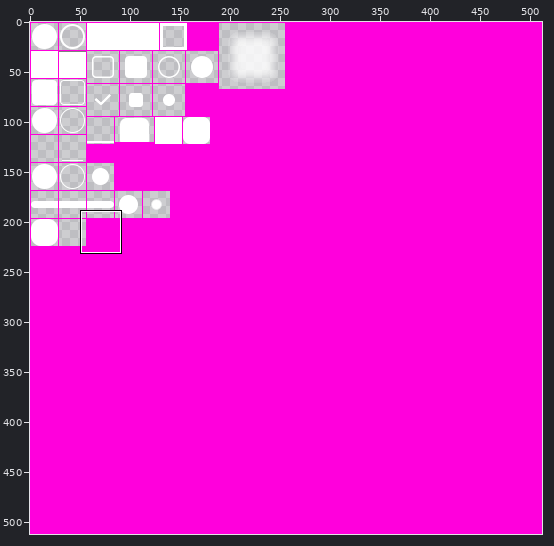
Sprite sheet -- bin/std/modules/gui/src/paint/theme/widgets.png. Above, an overview of the earlier version with the close-up marked.
Close-up. Before:
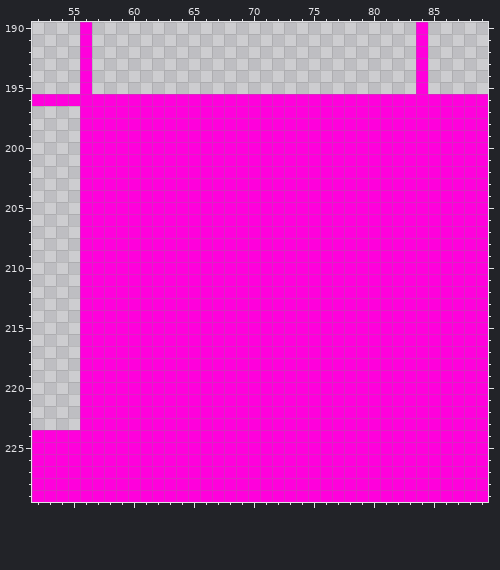
The file is 512x512 pixels. Pixels under 10% opacity are left out. Colours within 5 levels of each other are drawn and written as one. Shown: x 52..89, y 190..229.
After the commit:
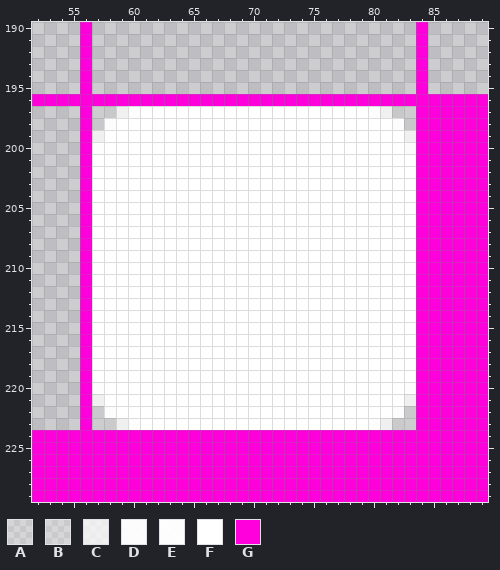
Palette (. is transparent): A #ffffff27  B #ffffff30  C #ffffffb3  D #fffffff0  E #fffffff9  F #ffffff  G #ff00dc
What changed:
@@ x 52..89 @@
 196 GGGGGGGGGGGGGGGGGGGGGGGGGGGGGGGGGGGGGG
-197 ....GGGGGGGGGGGGGGGGGGGGGGGGGGGGGGGGGG
-198 ....GGGGGGGGGGGGGGGGGGGGGGGGGGGGGGGGGG
-199 ....GGGGGGGGGGGGGGGGGGGGGGGGGGGGGGGGGG
-200 ....GGGGGGGGGGGGGGGGGGGGGGGGGGGGGGGGGG
-201 ....GGGGGGGGGGGGGGGGGGGGGGGGGGGGGGGGGG
-202 ....GGGGGGGGGGGGGGGGGGGGGGGGGGGGGGGGGG
-203 ....GGGGGGGGGGGGGGGGGGGGGGGGGGGGGGGGGG
-204 ....GGGGGGGGGGGGGGGGGGGGGGGGGGGGGGGGGG
-205 ....GGGGGGGGGGGGGGGGGGGGGGGGGGGGGGGGGG
-206 ....GGGGGGGGGGGGGGGGGGGGGGGGGGGGGGGGGG
-207 ....GGGGGGGGGGGGGGGGGGGGGGGGGGGGGGGGGG
-208 ....GGGGGGGGGGGGGGGGGGGGGGGGGGGGGGGGGG
-209 ....GGGGGGGGGGGGGGGGGGGGGGGGGGGGGGGGGG
-210 ....GGGGGGGGGGGGGGGGGGGGGGGGGGGGGGGGGG
-211 ....GGGGGGGGGGGGGGGGGGGGGGGGGGGGGGGGGG
-212 ....GGGGGGGGGGGGGGGGGGGGGGGGGGGGGGGGGG
-213 ....GGGGGGGGGGGGGGGGGGGGGGGGGGGGGGGGGG
-214 ....GGGGGGGGGGGGGGGGGGGGGGGGGGGGGGGGGG
-215 ....GGGGGGGGGGGGGGGGGGGGGGGGGGGGGGGGGG
-216 ....GGGGGGGGGGGGGGGGGGGGGGGGGGGGGGGGGG
-217 ....GGGGGGGGGGGGGGGGGGGGGGGGGGGGGGGGGG
-218 ....GGGGGGGGGGGGGGGGGGGGGGGGGGGGGGGGGG
-219 ....GGGGGGGGGGGGGGGGGGGGGGGGGGGGGGGGGG
-220 ....GGGGGGGGGGGGGGGGGGGGGGGGGGGGGGGGGG
-221 ....GGGGGGGGGGGGGGGGGGGGGGGGGGGGGGGGGG
-222 ....GGGGGGGGGGGGGGGGGGGGGGGGGGGGGGGGGG
-223 ....GGGGGGGGGGGGGGGGGGGGGGGGGGGGGGGGGG
+197 ....G.ACEFFFFFFFFFFFFFFFFFFFECA.GGGGGG
+198 ....GADFFFFFFFFFFFFFFFFFFFFFFFDAGGGGGG
+199 ....GCFFFFFFFFFFFFFFFFFFFFFFFFFCGGGGGG
+200 ....GEFFFFFFFFFFFFFFFFFFFFFFFFFDGGGGGG
+201 ....GFFFFFFFFFFFFFFFFFFFFFFFFFFFGGGGGG
+202 ....GFFFFFFFFFFFFFFFFFFFFFFFFFFFGGGGGG
+203 ....GFFFFFFFFFFFFFFFFFFFFFFFFFFFGGGGGG
+204 ....GFFFFFFFFFFFFFFFFFFFFFFFFFFFGGGGGG
+205 ....GFFFFFFFFFFFFFFFFFFFFFFFFFFFGGGGGG
+206 ....GFFFFFFFFFFFFFFFFFFFFFFFFFFFGGGGGG
+207 ....GFFFFFFFFFFFFFFFFFFFFFFFFFFFGGGGGG
+208 ....GFFFFFFFFFFFFFFFFFFFFFFFFFFFGGGGGG
+209 ....GFFFFFFFFFFFFFFFFFFFFFFFFFFFGGGGGG
+210 ....GFFFFFFFFFFFFFFFFFFFFFFFFFFFGGGGGG
+211 ....GFFFFFFFFFFFFFFFFFFFFFFFFFFFGGGGGG
+212 ....GFFFFFFFFFFFFFFFFFFFFFFFFFFFGGGGGG
+213 ....GFFFFFFFFFFFFFFFFFFFFFFFFFFFGGGGGG
+214 ....GFFFFFFFFFFFFFFFFFFFFFFFFFFFGGGGGG
+215 ....GFFFFFFFFFFFFFFFFFFFFFFFFFFFGGGGGG
+216 ....GFFFFFFFFFFFFFFFFFFFFFFFFFFFGGGGGG
+217 ....GFFFFFFFFFFFFFFFFFFFFFFFFFFFGGGGGG
+218 ....GFFFFFFFFFFFFFFFFFFFFFFFFFFFGGGGGG
+219 ....GFFFFFFFFFFFFFFFFFFFFFFFFFFFGGGGGG
+220 ....GEFFFFFFFFFFFFFFFFFFFFFFFFFEGGGGGG
+221 ....GCFFFFFFFFFFFFFFFFFFFFFFFFFCGGGGGG
+222 ....GBDFFFFFFFFFFFFFFFFFFFFFFFDBGGGGGG
+223 ....G.BCEFFFFFFFFFFFFFFFFFFFECB.GGGGGG
 224 GGGGGGGGGGGGGGGGGGGGGGGGGGGGGGGGGGGGGG
